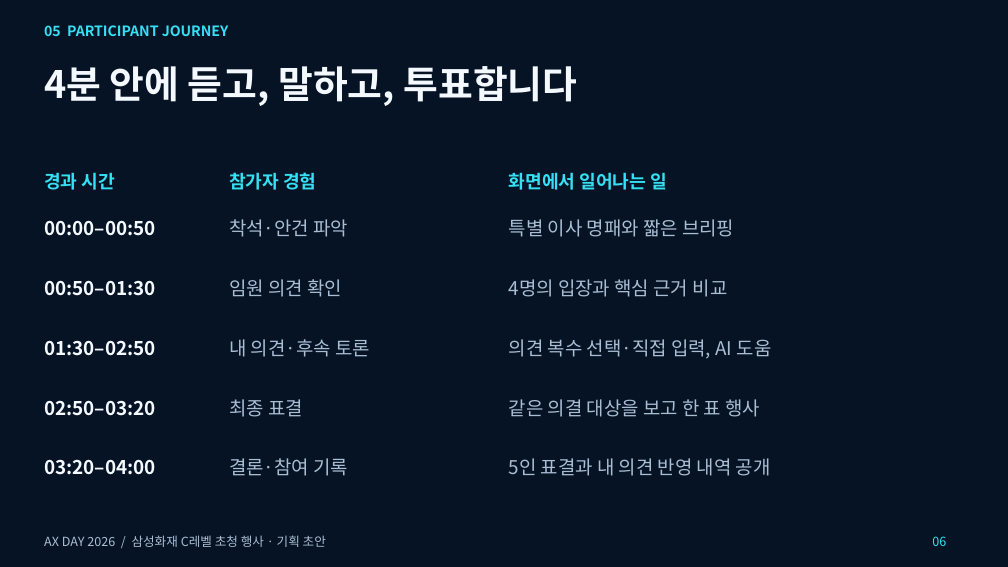
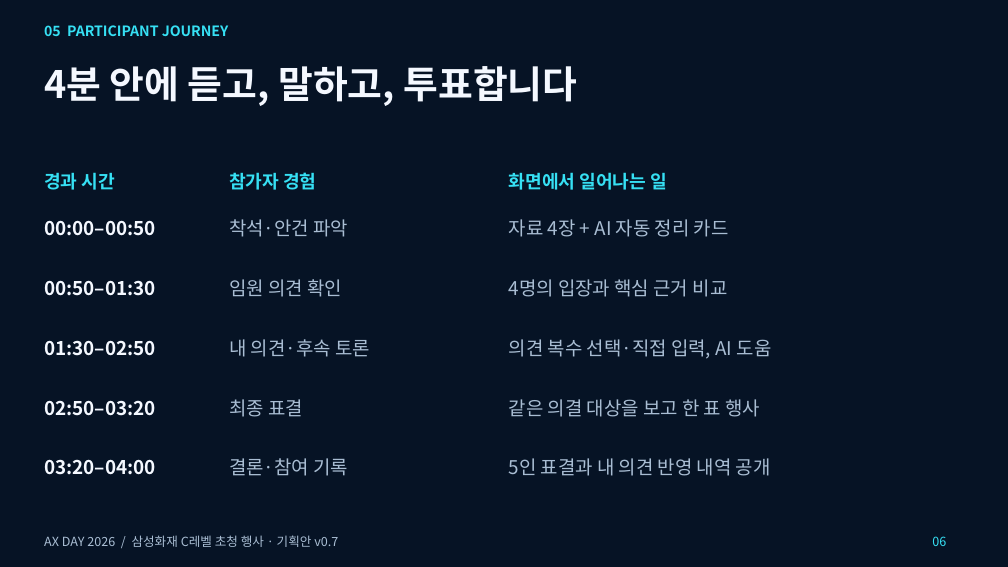
Before and after one commit to hyuny0219/axday_agent, a slide deck: slide 6 of docs/reference/AX_Day_2026_Boardroom_Proposal.pptx. Drawn at 1008x567 pixels with LibreOffice and Linux fonts; fonts in the diff are those of the drawing. Boxes give left, top, right and bottom in pixels: in the first picture for what was removed or moved away, otherwise in the second. Text is boxed around its words. In the diff, an @@ line names an element or a change of style, - is before the commit and + after.

```diff
--- a/docs/reference/AX_Day_2026_Boardroom_Proposal.pptx
+++ b/docs/reference/AX_Day_2026_Boardroom_Proposal.pptx
@@ text at box(509, 219, 729, 237): text changed @@
-특별 이사 명패와 짧은 브리핑
+자료 4장 + AI 자동 정리 카드
@@ text at box(44, 535, 338, 547): text changed @@
-AX DAY 2026 / 삼성화재 C레벨 초청 행사 · 기획 초안
+AX DAY 2026 / 삼성화재 C레벨 초청 행사 · 기획안 v0.7
```
Also in this commit, not shown: 15 other slides changed, 2 slides added, 13 other files.
